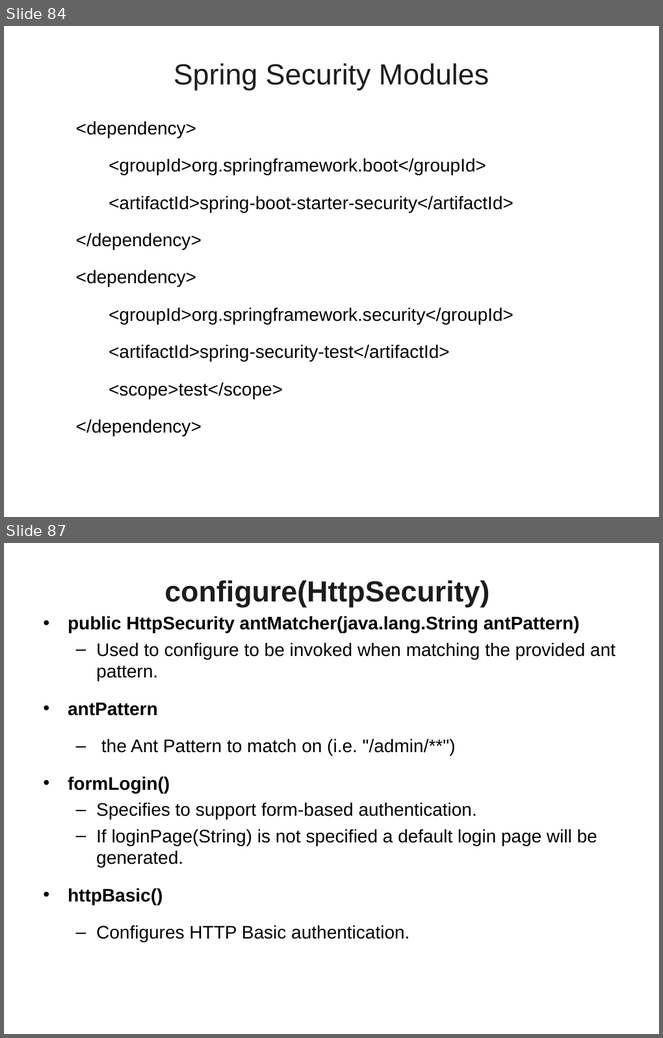
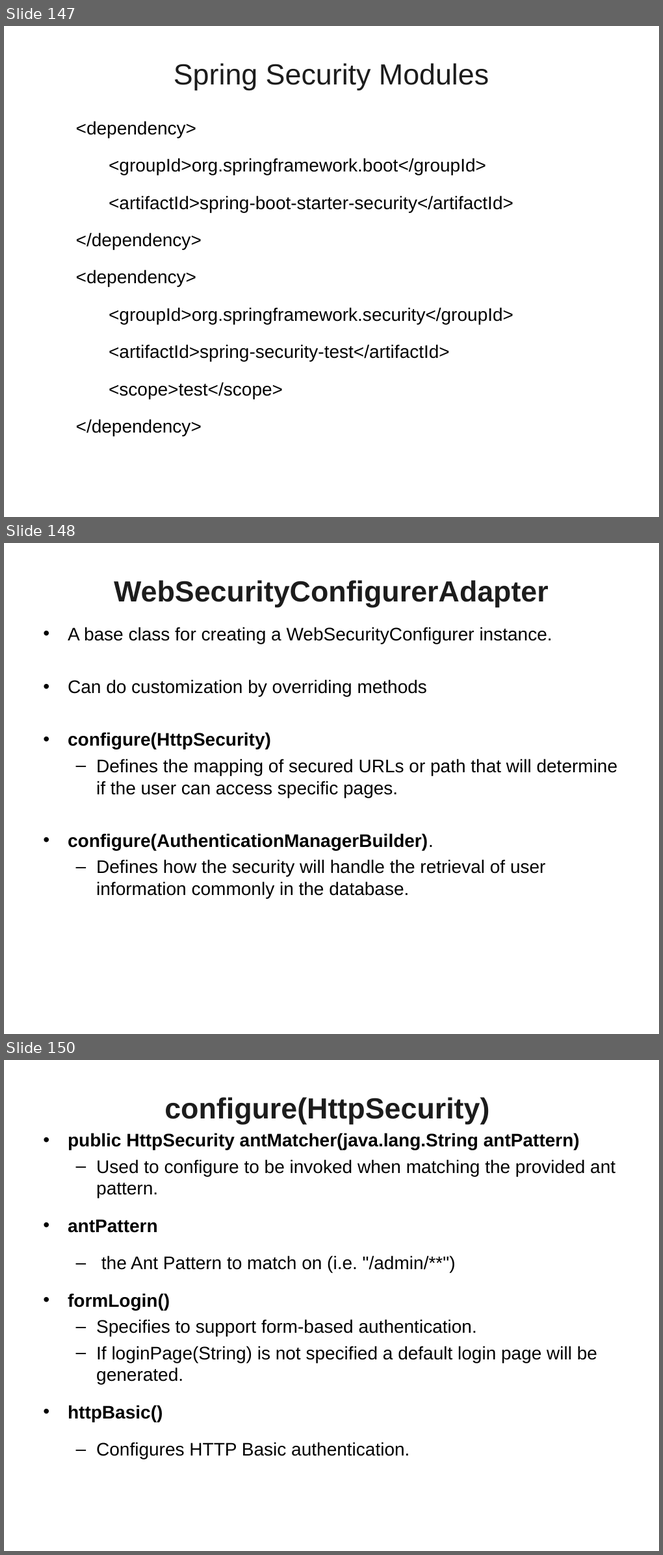
Before and after one commit to vatsanTraining/freshers_dec_2021, a slide deck: SpringBoot_REST.ppt. Shown one above the other, each under a label of ours: slides 84 and 87 before the commit, slides 147, 148 and 150 after it; the slides between them are not shown. The pictures are 663x1038 and 663x1555 pixels, drawn with LibreOffice and Linux fonts; fonts in the diff are those of the drawing; background and template pictures are left out. Boxes give left, top, right and bottom in pixels: in the first picture for what was removed or moved away, otherwise in the second. Text is boxed around its words. In the diff, an @@ line names an element or a change of style, - is before the commit and + after.

```diff
--- a/SpringBoot_REST.ppt
+++ b/SpringBoot_REST.ppt
@@ slide 148 added at <box>4,543,659,1034</box>, background picture (left out) @@
@@ title added at <box>114,580,549,607</box>, 32 pt, text #1C1C1C, bold @@
+WebSecurityConfigurerAdapter
@@ text added at <box>68,627,618,899</box>, 20 pt, text #000000 @@
+• A base class for creating a WebSecurityConfigurer instance.
+• Can do customization by overriding methods
+• configure(HttpSecurity)
+  – Defines the mapping of secured URLs or path that will determine if the user can access specific pages.
+• configure(AuthenticationManagerBuilder).
+  – Defines how the security will handle the retrieval of user information commonly in the database.
@@ what was slide 84 is now slide 147 @@
@@ what was slide 87 is now slide 150 @@
```
Also in this commit, not shown: 62 other slides added.
